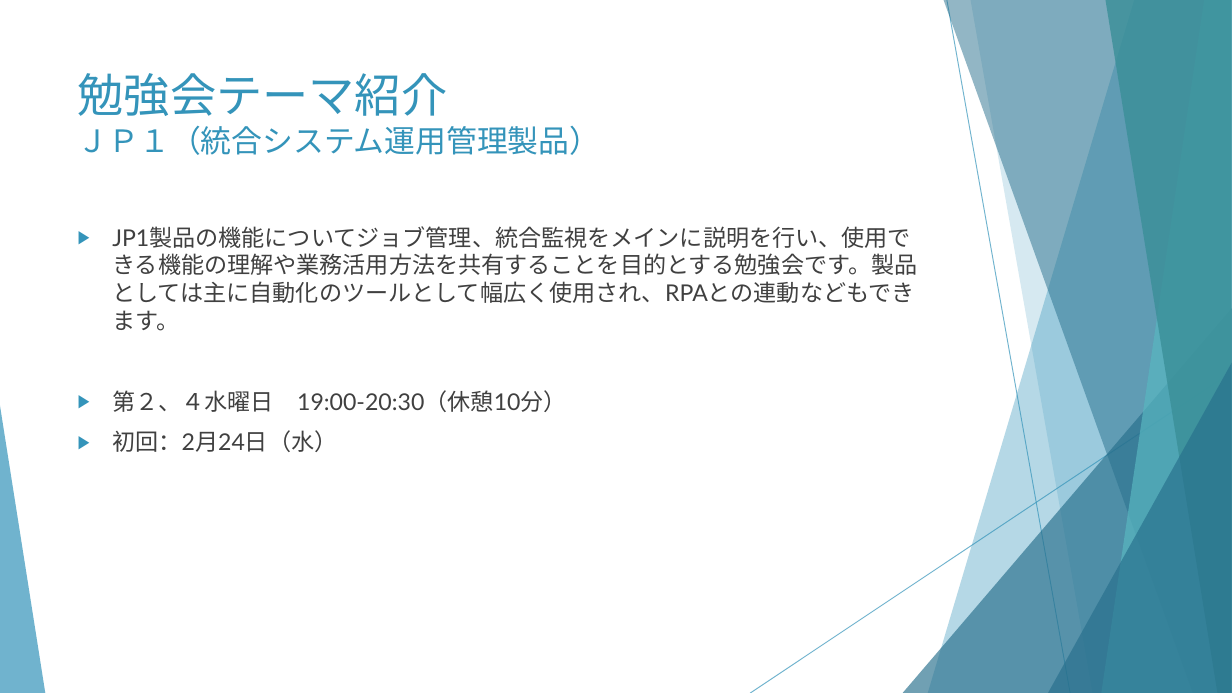
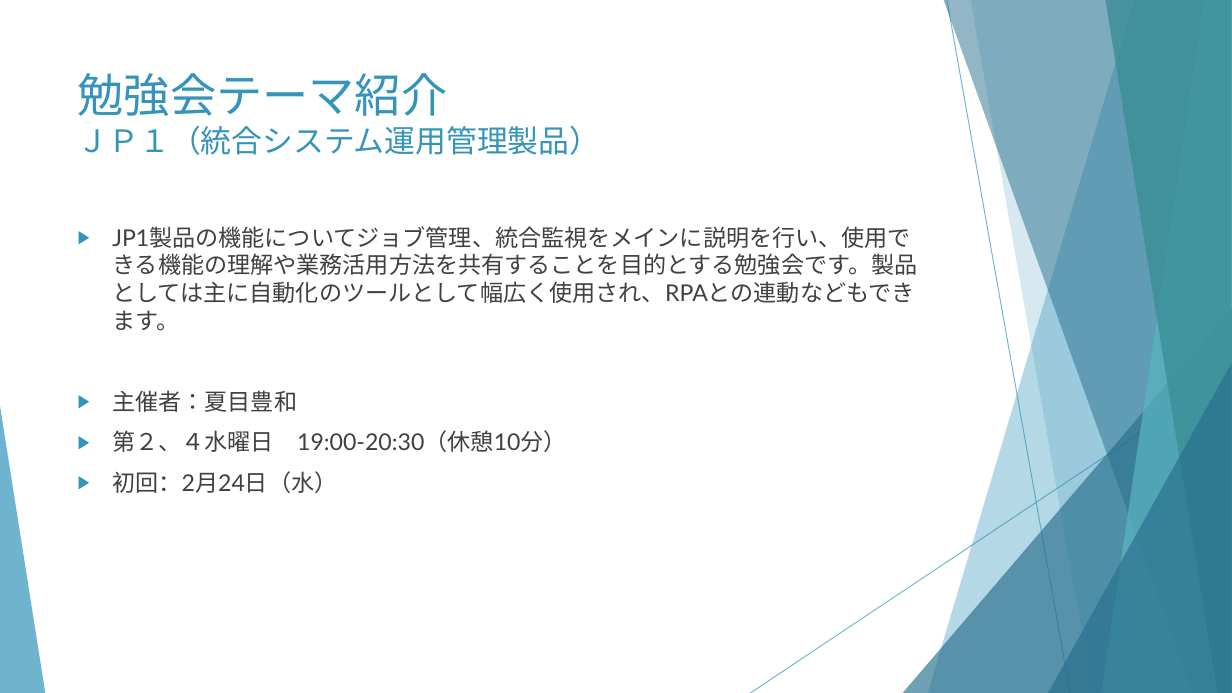
Before and after one commit to huangweijing/rpastudy, a slide deck: slide 7 of 010_事前準備/030_部会説明/20210212_勉強会説明.pptx. Drawn at 1232x693 pixels with LibreOffice and Linux fonts; fonts in the diff are those of the drawing. Boxes give left, top, right and bottom in pixels: in the first picture for what was removed or moved away, otherwise in the second. Text is boxed around its words. In the diff, an @@ line names an element or a change of style, - is before the commit and + after.

```diff
--- a/010_事前準備/030_部会説明/20210212_勉強会説明.pptx
+++ b/010_事前準備/030_部会説明/20210212_勉強会説明.pptx
@@ text at bbox=[112, 390, 297, 412]: paragraph added @@
+▶ 主催者：夏目豊和
```
Also in this commit, not shown: 6 other slides changed.
